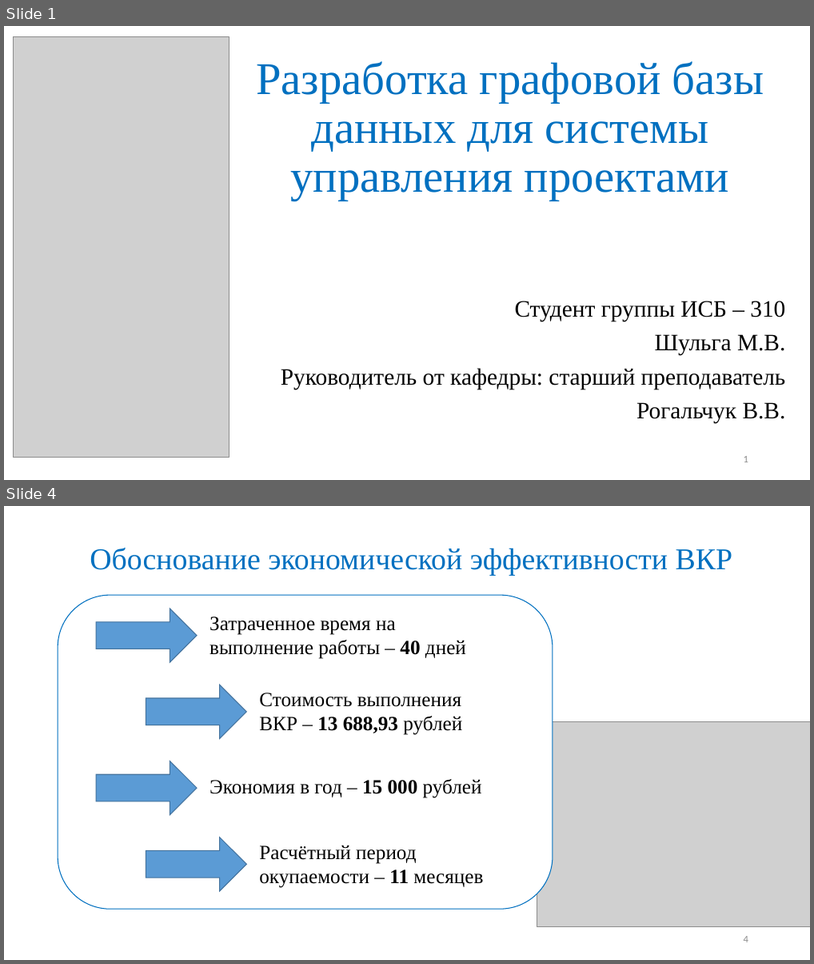
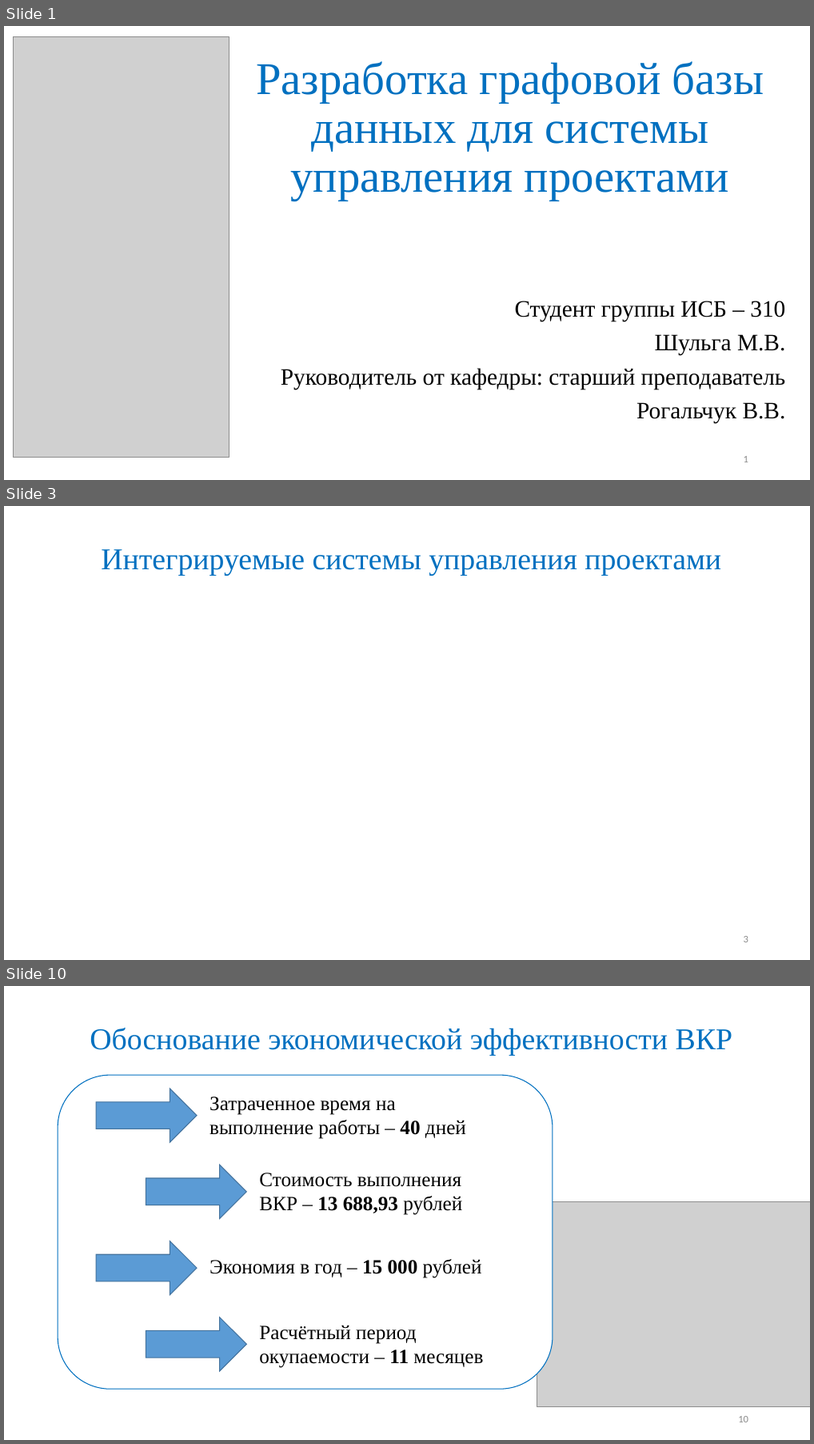
Before and after one commit to Maglus/-2017, a slide deck: Презентация ВКР2017.pptx. Shown one above the other, each under a label of ours: slides 1 and 4 before the commit, slides 1, 3 and 10 after it; the slides between them are not shown. The pictures are 814x964 and 814x1444 pixels, drawn with LibreOffice and Linux fonts; fonts in the diff are those of the drawing; grey boxes stand for pictures. Boxes give left, top, right and bottom in pixels: in the first picture for what was removed or moved away, otherwise in the second. Text is boxed around its words. In the diff, an @@ line names an element or a change of style, - is before the commit and + after.

```diff
--- a/Презентация ВКР2017.pptx
+++ b/Презентация ВКР2017.pptx
@@ slide 3 added at [4, 506, 810, 960], background #FFFFFF @@
@@ title added at [101, 549, 722, 576], 36 pt, text #0070C0 @@
+Интегрируемые системы управления проектами
@@ page number added at [744, 936, 749, 942], 12 pt, text #8C8C8C @@
+3
@@ what was slide 4 is now slide 10 @@
@@ page number at [738, 1416, 749, 1422]: text changed @@
-4
+10
```
Also in this commit, not shown: 2 slides changed, 5 other slides added.
